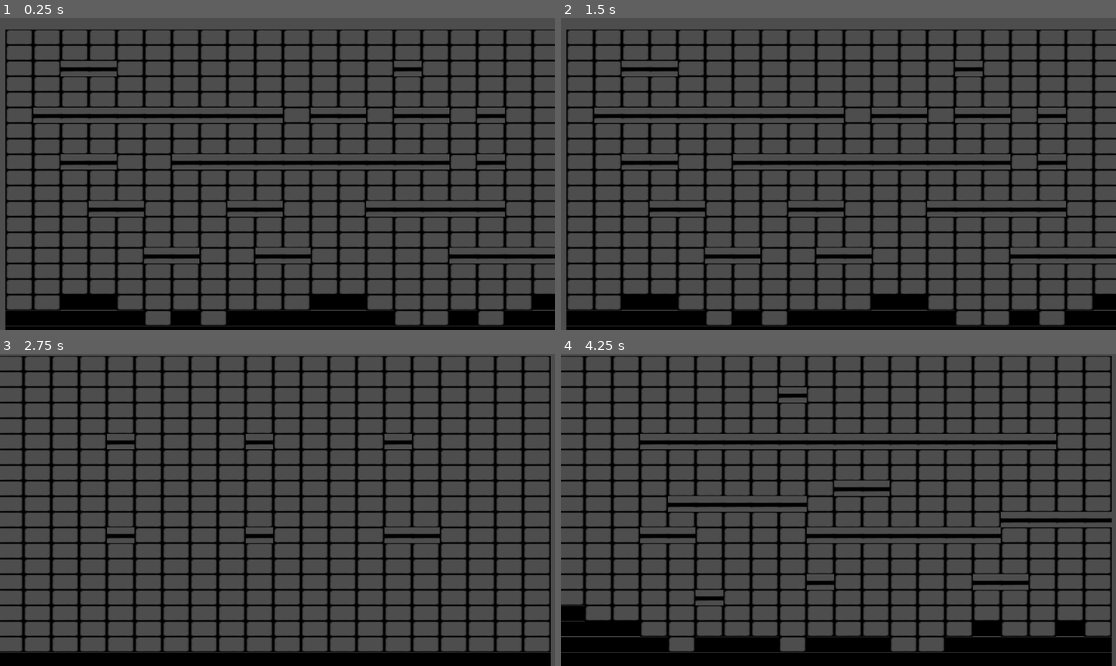
Above: before the commit, frames 1-4 (two rows, left to right).
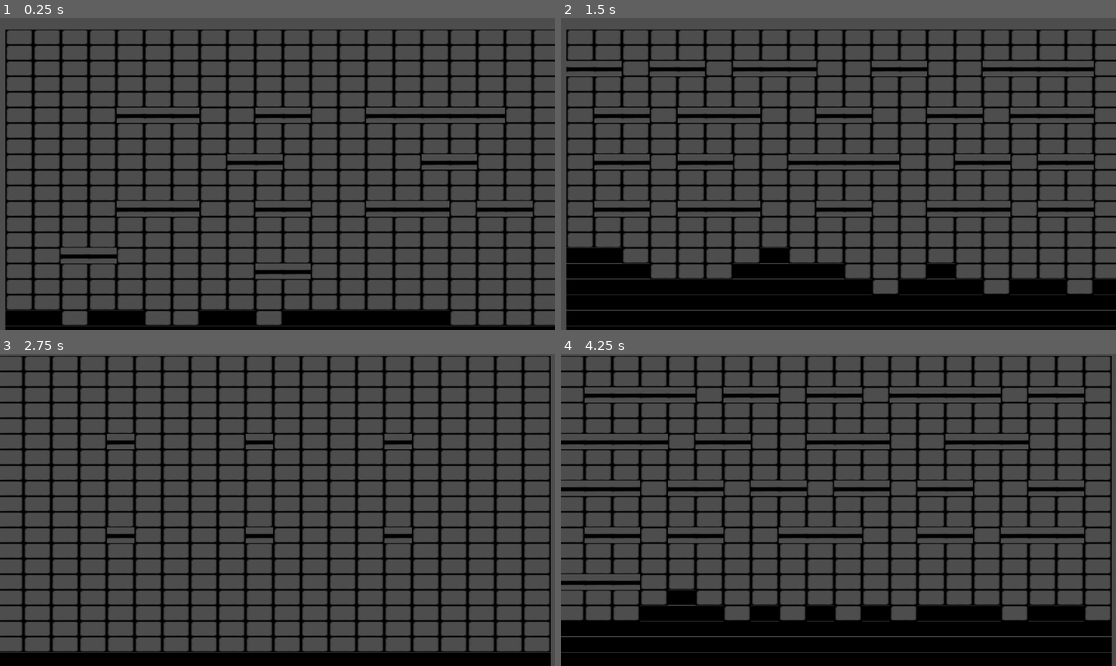
Above: after the commit, the same moments.

Repository: Deiuca/Platform-CA-Sincrono
Game: Godot game, scene res://progetto.tscn
Two runs of this game, one before a commit and one after it. Both use one fixed random seed, a clock stepped at 60 frames per second and the inputs below.
Inputs:
- Up to frame 1 (0.25 s): no input
- Up to frame 2 (1.5 s): tap Enter at 0.5 s; hold I 0.53-1.28 s; tap I at 1.35 s
- Up to frame 3 (2.75 s): tap Space at 2 s; hold R from 2.03 s (still down); tap I at 2.3 s
- Up to frame 4 (4.25 s): tap Enter at 2.75 s; release R at 2.78 s; tap I at 2.85 s; tap Space at 3.5 s; hold I from 3.53 s (still down)

The runs differ from the first frame. In frame 1, 7.9% of the frame differs, in the area x 6-100%, y 13-99%; in frame 2, 16%, in the area x 0-100%, y 13-99%; in frame 3, 0.1%; in frame 4, 14%.

Commit message:
Fix: Mappatura Vicinato ampliato; + Nuove Regole => + Generazione elementare BUONA piattaforme

Diff:
--- a/cella.gd
+++ b/cella.gd
@@ -34,28 +34,46 @@
 	var num_vicini_aria = vicini_con_stato(Init.tipi.ARIA)
 	var num_vicini_allargati_muro = vicini_allargati_con_stato(Init.tipi.MURO)
 	var num_vicini_allargati_aria = vicini_allargati_con_stato(Init.tipi.ARIA)
+	var num_vicini_allargati_piattaforma = vicini_allargati_con_stato(Init.tipi.PLATFORM)
 
 	#Se tutti vicini sono ARIA 1.5% diventi muro
-	if (num_vicini_aria + num_vicini_allargati_aria) == 24 and self.position.y > (self.texture.get_size().y * 2 * self.scale.y) and self.position.y < ((self.grid_size.y - 4) * self.texture.get_size().y *self.scale.y):
-		if( not num_vicini_allargati_muro > 0):
+	if (num_vicini_aria + num_vicini_allargati_aria) == 24 :
+		if( self.tipo == Init.tipi.ARIA ):
 			probabilita_diventi_tipo(1.5, Init.tipi.PLATFORM)
+			return
 
+	#Se è troppo vicina ad un MURO diventa aria
 	if self.tipo == Init.tipi.PLATFORM and (num_vicini_allargati_muro > 0 or num_vicini_muro > 0):
 		set_tipo(Init.tipi.ARIA)
+		return
 
 	#Se Gsx G Gdx sono muro 10% diventi muro
 	if(are_cells_stato([self.vicini[7], self.vicini[6], self.vicini[5]], Init.tipi.MURO) and are_cells_stato([self.vicini[2], self.vicini[0], self.vicini[1]], Init.tipi.ARIA)):
 		probabilita_diventi_tipo(10.0, Init.tipi.MURO)
 		return
 
-	#Se Dx è PIATTAFORMA e sotto e sopra è aria
+	#Se a DDx,Dx,Sx,SSx è piattaforma, favorisci che diventi ARIA
+	if are_cells_stato([self.vicini[3], self.vicini[4], self.vicinato_allargato[7], self.vicinato_allargato[8]], Init.tipi.PLATFORM):
+		if probabilita_diventi_tipo(30.0, Init.tipi.ARIA):
+			return
+
+	#Se Dx è PIATTAFORMA e sotto e sopra è aria, diventa piattaforma
 	if are_cells_stato([self.vicini[4]], Init.tipi.PLATFORM, true) and are_cells_stato([self.vicini[6], self.vicini[1]], Init.tipi.ARIA, true ):
-		probabilita_diventi_tipo(10.0, Init.tipi.PLATFORM)
-		return
+		if(num_vicini_allargati_piattaforma < 2):
+			if probabilita_diventi_tipo(15.0, Init.tipi.PLATFORM):
+				return
 
-	#Se Sx è PIATTAFORMA e il resto ARIA
-	if are_cells_stato([self.vicini[3]], Init.tipi.PLATFORM, true) and are_cells_stato([self.vicini[6], self.vicini[1]], Init.tipi.ARIA, true ):
-		probabilita_diventi_tipo(10.0, Init.tipi.PLATFORM)
+	#Se Sx è PIATTAFORMA e sotto e sopra è aria, diventa piattaforma
+	if are_cells_stato([self.vicini[3]], Init.tipi.PLATFORM, true) and num_vicini_aria == 7:
+		if(num_vicini_allargati_piattaforma < 2):
+			if probabilita_diventi_tipo(15.0, Init.tipi.PLATFORM):
+				return
+
+	if are_cells_stato([self.vicini[3]], Init.tipi.PLATFORM, true) and are_cells_stato([self.vicinato_allargato[7]], Init.tipi.ARIA, true):
+		set_tipo(Init.tipi.PLATFORM)
+
+	if self.tipo == Init.tipi.PLATFORM and num_vicini_aria == 8 and num_vicini_allargati_piattaforma > 0:
+		set_tipo(Init.tipi.ARIA)
 		return
 
 func are_cells_stato(array_celle : Array[Sprite2D], tipo : Init.tipi, devono_esistere = false) -> bool:
--- a/generatore_livello.gd
+++ b/generatore_livello.gd
@@ -99,13 +99,13 @@
 			cella.vicinato_allargato[10] = giuDx.vicini[4]
 			cella.vicinato_allargato[15] = giuDx.vicini[7]
 			cella.vicinato_allargato[14] = giuDx.vicini[6]
-			cella.vicinato_allargato[13] = giuDx.vicini[4]
+			cella.vicinato_allargato[13] = giuDx.vicini[5]
 		if cella.vicini[5] != null:
 			var giuSx = cella.vicini[5]
 			cella.vicinato_allargato[12] = giuSx.vicini[6]
 			cella.vicinato_allargato[11] = giuSx.vicini[5]
 			cella.vicinato_allargato[9] = giuSx.vicini[3]
-			cella.vicinato_allargato[7] = giuSx.vicini[2]
+			cella.vicinato_allargato[7] = giuSx.vicini[0]
 
 	#Ultima riga collassata a muro x fare pavimento
 	for e in range((self.width*self.height)-self.width, (self.width*self.height)):
@@ -122,14 +122,15 @@
 	for i in range(self.celle.size()):
 		self.celle[i].label.text = str(i)
 		self.livello.add_child(self.celle[i])
-		if i == 751:
-			pass
-		self.celle[i].determina_tipo()
+
 
 var test_counter = 0
 # Called every frame. 'delta' is the elapsed time since the previous frame.
 func _process(delta):
-	while test_counter < 16:
-		for i in range(self.celle.size()):
-			self.celle[i].determina_tipo()
+	while test_counter < 6:
+		cellular_automata()
 		test_counter += 1
+
+func cellular_automata():
+	for i in range(self.celle.size()):
+		self.celle[i].determina_tipo()
--- a/progetto.gd
+++ b/progetto.gd
@@ -14,3 +14,7 @@
 			self.remove_child(c)
 			c.queue_free()
 		add_child(generator.instantiate())
+
+	if Input.is_key_pressed(KEY_I):
+		var gl = self.get_child(0)
+		gl.cellular_automata()
